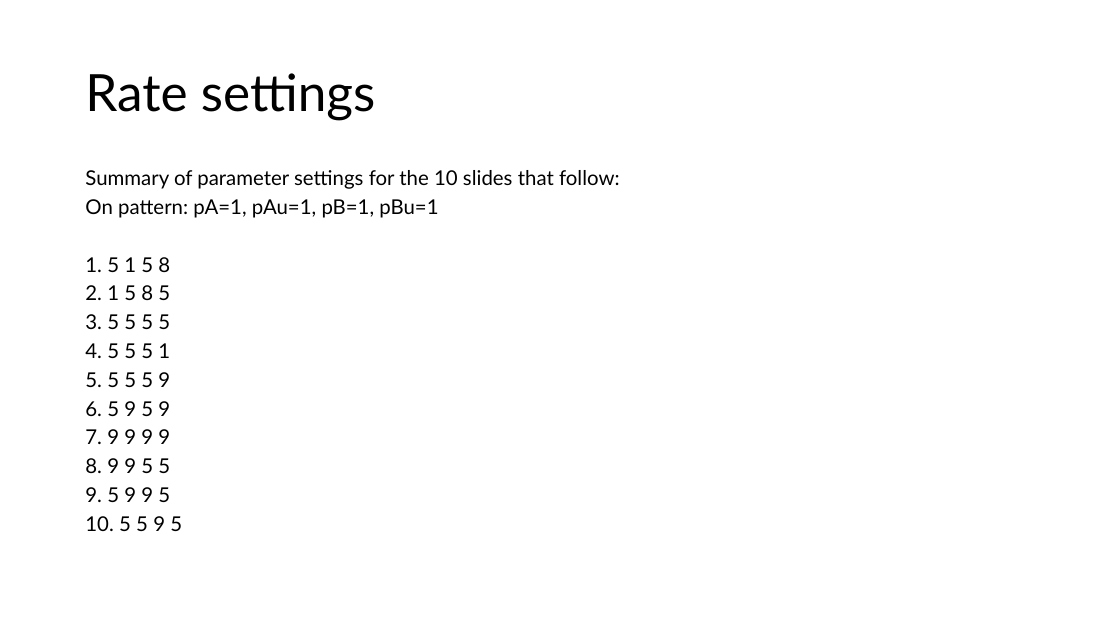
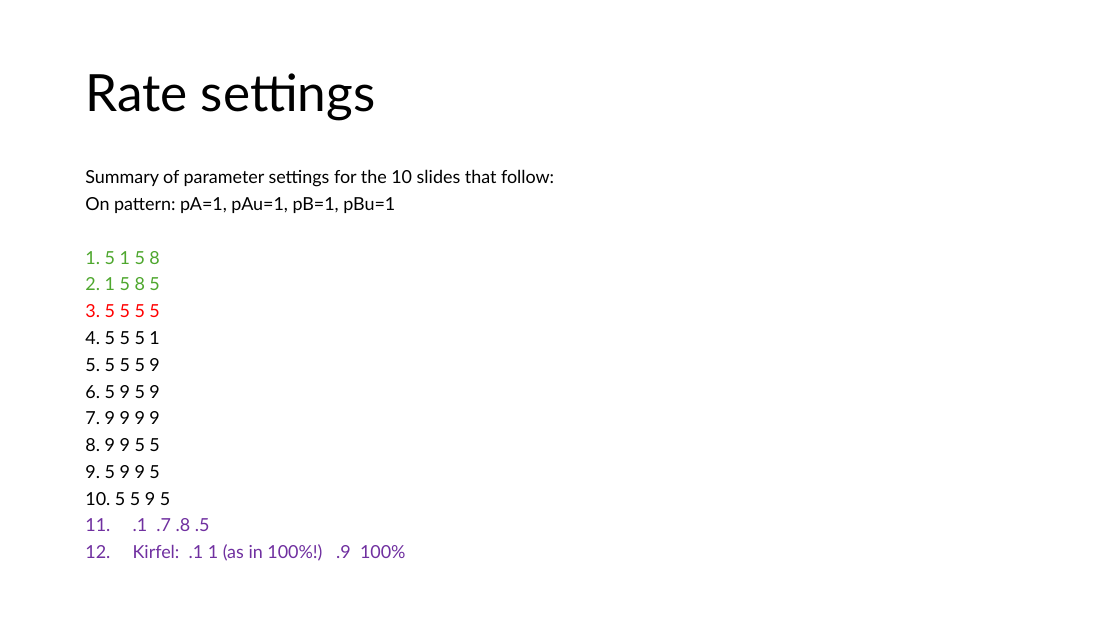
Before and after one commit to Stephaniedroop/gw, a slide deck: slide 3 of Collider/varying_collider_params.pptx. Drawn at 1120x630 pixels with LibreOffice and Linux fonts; fonts in the diff are those of the drawing. Boxes give left, top, right and bottom in pixels: in the first picture for what was removed or moved away, otherwise in the second. Text is boxed around its words. In the diff, an @@ line names an element or a change of style, - is before the commit and + after.

```diff
--- a/Collider/varying_collider_params.pptx
+++ b/Collider/varying_collider_params.pptx
@@ text at (x1=85, y1=169, x2=554, y2=505): size 17.5 to 15.4 pt in "Summary of parameter settings for the 10 ...", "On pattern: pA=1, pAu=1, pB=1, pBu=1", "1. 5 1 5 8", "2. 1 5 8 5" and 8 more places; text colour #000000 to #4EA72E in "1. 5 1 5 8", "2. 1 5 8 5"; text colour #000000 to #FF0000 in "3. 5 5 5 5" @@
@@ text at (x1=133, y1=518, x2=406, y2=561): paragraphs added @@
+11. .1 .7 .8 .5
+12. Kirfel: .1 1 (as in 100%!) .9 100%
```
Also in this commit, not shown: 2 slides added, 37 other files.
